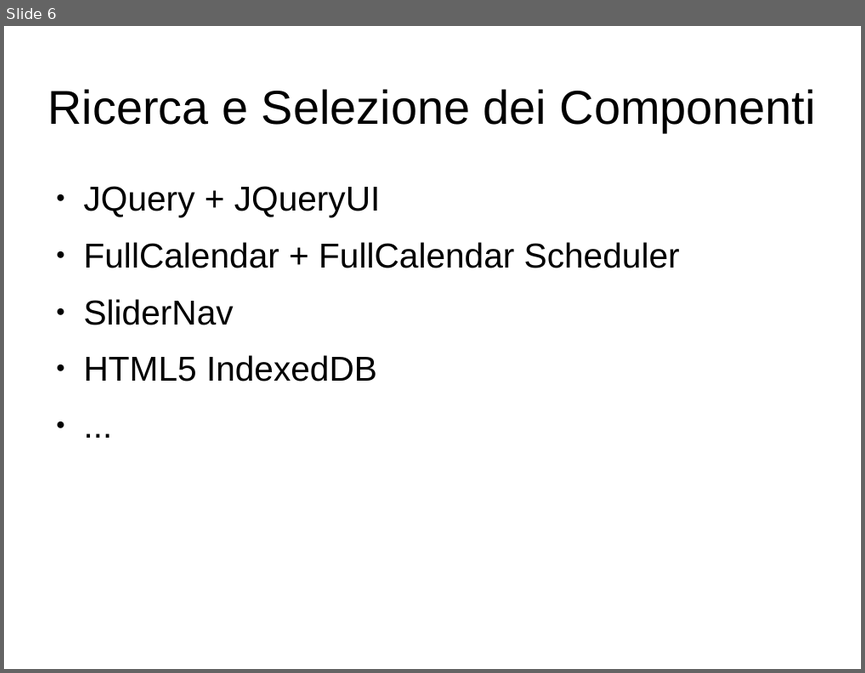
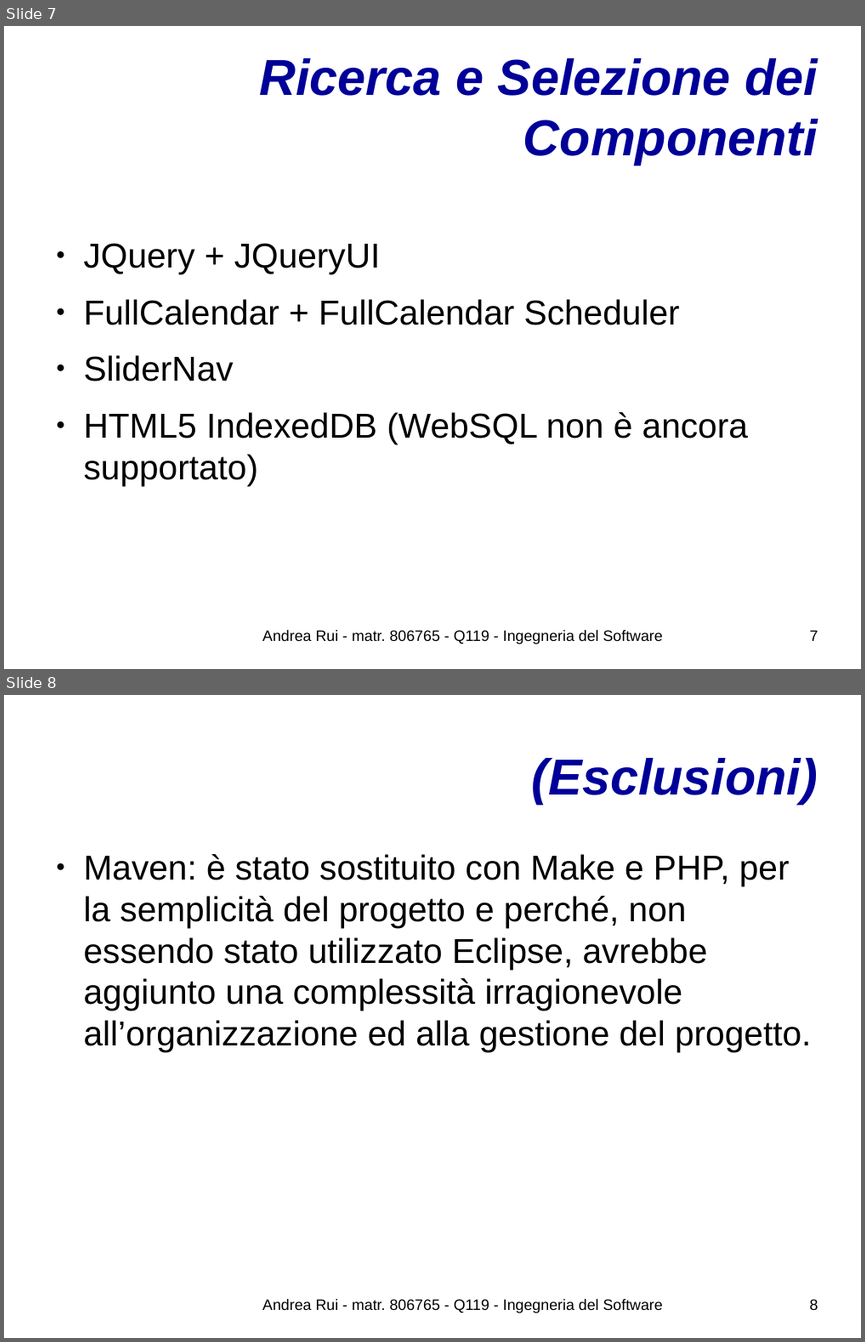
Before and after one commit to UnimibSoftEngCourse1718/progetto-agenda-2-Andy-UNIMIB, a slide deck: doc/Presentazione del Progetto.odp. Shown one above the other, each under a label of ours: slide 6 before the commit, slides 7 and 8 after it. The pictures are 865x673 and 865x1342 pixels, drawn with LibreOffice and Linux fonts; fonts in the diff are those of the drawing; background and template pictures are left out. Boxes give left, top, right and bottom in pixels: in the first picture for what was removed or moved away, otherwise in the second. Text is boxed around its words. In the diff, an @@ line names an element or a change of style, - is before the commit and + after.

```diff
--- a/doc/Presentazione del Progetto.odp
+++ b/doc/Presentazione del Progetto.odp
@@ slide 8 added at (x1=4, y1=695, x2=861, y2=1338), background #FFFFFF @@
@@ title added at (x1=532, y1=758, x2=817, y2=803), 46.8 pt, text #000099, bold, italic @@
+(Esclusioni)
@@ text added at (x1=84, y1=854, x2=811, y2=1052), 32 pt, text #000000 @@
+● Maven: è stato sostituito con Make e PHP, per la semplicità del progetto e perché, non essendo stato utilizzato Eclipse, avrebbe aggiunto una complessità irragionevole all’organizzazione ed alla gestione del progetto.
@@ text added at (x1=262, y1=1299, x2=663, y2=1313), 14 pt, text #000000 @@
+Andrea Rui - matr. 806765 - Q119 - Ingegneria del Software
@@ page number added at (x1=810, y1=1299, x2=818, y2=1310), 14 pt, text #000000 @@
+8
@@ what was slide 6 is now slide 7 @@
@@ slide 7 changed as well @@
@@ title "Ricerca e Selezione dei Componenti" moved from (x1=48, y1=89, x2=816, y2=132) to (x1=259, y1=58, x2=817, y2=165) @@
@@ title "Ricerca e Selezione dei Componenti" at (x1=259, y1=58, x2=817, y2=165): size 44 to 46.8 pt, text colour #000000 to #000099, bold on, italic on; alignment centre to right @@
@@ text at (x1=84, y1=412, x2=748, y2=486): text changed @@
-● HTML5 IndexedDB
-● ...
+● HTML5 IndexedDB (WebSQL non è ancora supportato)
@@ text added at (x1=262, y1=630, x2=663, y2=644), 14 pt, text #000000 @@
+Andrea Rui - matr. 806765 - Q119 - Ingegneria del Software
@@ page number added at (x1=810, y1=630, x2=818, y2=641), 14 pt, text #000000 @@
+7
```
Also in this commit, not shown: 5 other slides changed, 15 other slides added, 8 slides removed, 6 other files.
